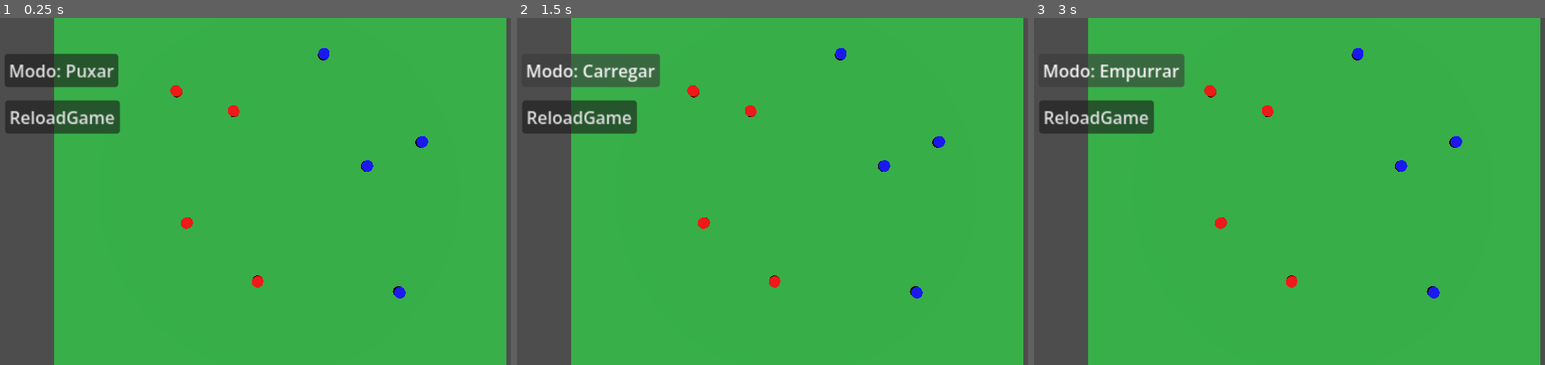
Above: before the commit, frames 1-3 (left to right).
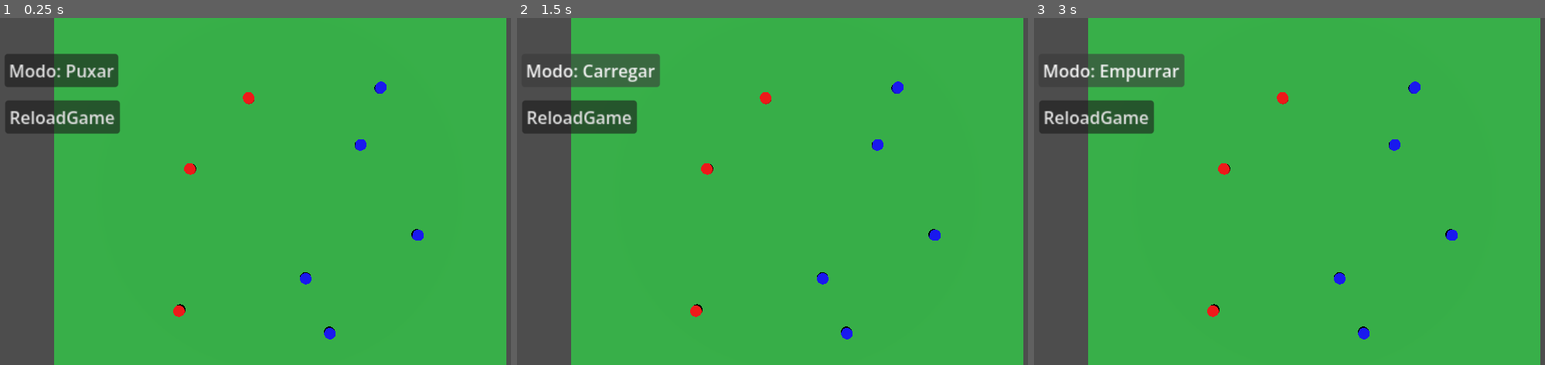
Above: after the commit, the same moments.

Repository: PelvicPsycho/ultimate-botao
Game: Godot game, scene res://Scenes/main.tscn
Two runs of this game, one before a commit and one after it. Both use one fixed random seed, a clock stepped at 60 frames per second and the inputs below.
Inputs:
- Up to frame 1 (0.25 s): no input
- Up to frame 2 (1.5 s): click "Modo: Puxar" at 0.5 s; click "Modo: Empurrar" at 1.25 s
- Up to frame 3 (3 s): click "Modo: Carregar" at 2 s; click "Modo: Puxar" at 2.75 s

The runs differ from the first frame. In frame 1, 1.0% of the frame differs, in the area x 33-84%, y 8-93%; in frame 2, 1.0%; in frame 3, 1.0%.

Commit message:
corrigindo divisao das equipes por camera (eixo x separa as equipes)

Diff:
--- a/Scenes/main.tscn
+++ b/Scenes/main.tscn
@@ -26,7 +26,7 @@
 shape = SubResource("BoxShape3D_bo1nx")
 
 [node name="Camera3D" type="Camera3D" parent="." unique_id=1253175979]
-transform = Transform3D(-4.371139e-08, 1, 4.371139e-08, 0, -4.371139e-08, 1, 1, 4.371139e-08, 1.9106855e-15, 0, 10, 0)
+transform = Transform3D(1, 0, 0, 0, -4.371139e-08, 1, 0, -1, -4.371139e-08, 0, 10, 0)
 
 [node name="DirectionalLight3D" type="DirectionalLight3D" parent="." unique_id=726548517]
 transform = Transform3D(1, 0, 0, 0, 0.5333636, 0.8458861, 0, -0.8458861, 0.5333636, 0, 15.213234, 10.093478)
--- a/Scenes/peca.gd
+++ b/Scenes/peca.gd
@@ -1,4 +1,6 @@
 extends RigidBody3D
+
+class_name Peca
 
 enum ModoTiro { PUXAR, EMPURRAR, CARREGAR }
 var modo_atual: ModoTiro = ModoTiro.PUXAR
@@ -36,7 +38,7 @@
 func declara_time():
 	var material = StandardMaterial3D.new()
 
-	if position.z < 0:
+	if position.x < 0:
 		team = Team.Team1
 		material.albedo_color = Color(1, 0, 0) # vermelho
 
--- a/project.godot
+++ b/project.godot
@@ -15,6 +15,10 @@
 config/features=PackedStringArray("4.6", "Forward Plus")
 config/icon="res://icon.svg"
 
+[autoload]
+
+EquipeAtual="*uid://dj7yntsas6hsm"
+
 [physics]
 
 3d/physics_engine="Jolt Physics"
--- /dev/null
+++ b/scripts/equipe_atual.gd
@@ -0,0 +1,10 @@
+extends Node
+
+@export var current_team = 1
+
+func _ready():
+	var r = randi_range(1,10)
+	if r > 5:
+		current_team = 1
+	else:
+		current_team = 2
Not shown, added: scripts/equipe_atual.gd.uid
